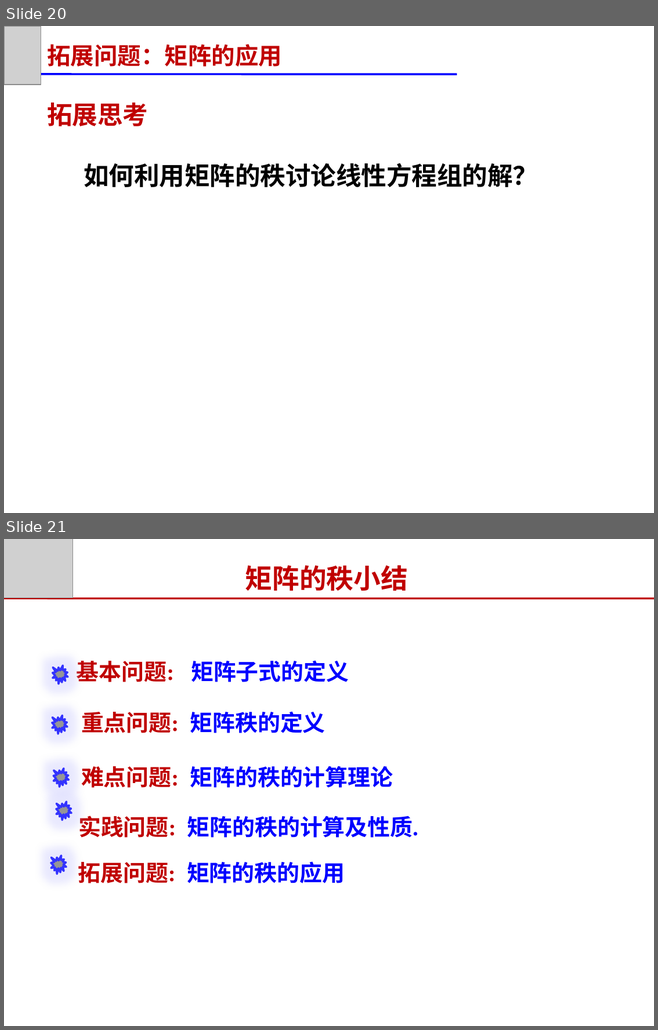
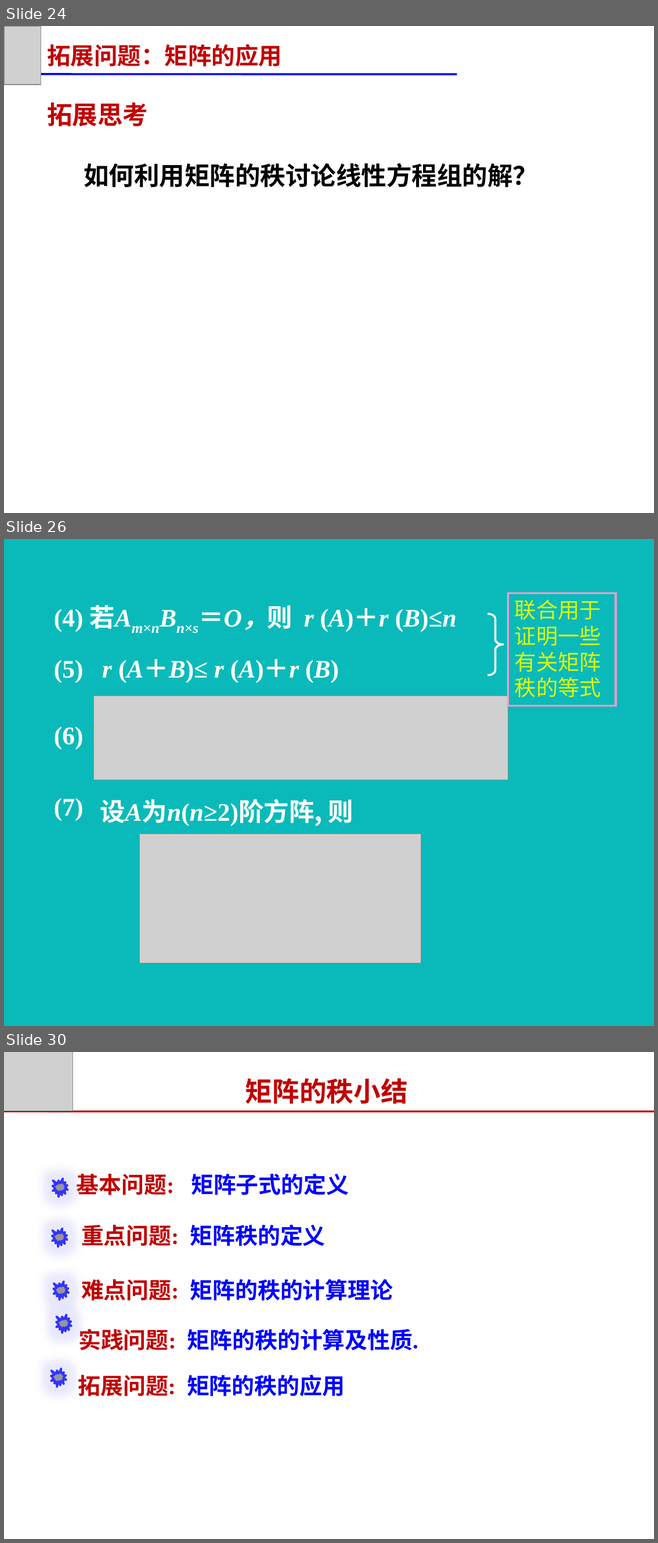
Before and after one commit to zeemeil/zeemeil.github.io, a slide deck: files/2025_2_LM/1104_0206.pptx. Shown one above the other, each under a label of ours: slides 20 and 21 before the commit, slides 24, 26 and 30 after it; the slides between them are not shown. The pictures are 658x1030 and 658x1543 pixels, drawn with LibreOffice and Linux fonts; fonts in the diff are those of the drawing; grey boxes stand for pictures. Boxes give left, top, right and bottom in pixels: in the first picture for what was removed or moved away, otherwise in the second. Text is boxed around its words. In the diff, an @@ line names an element or a change of style, - is before the commit and + after.

```diff
--- a/files/2025_2_LM/1104_0206.pptx
+++ b/files/2025_2_LM/1104_0206.pptx
@@ slide 26 added at [4,539,654,1026], background #0ABABA @@
@@ text added at [54,605,456,634], 28 pt, text #FFFFFF, bold @@
+(4) 若Am×nBn×s＝O，则 r (A)＋r (B)≤n
@@ rectangle added at [508,594,615,706], outline #FF99CC 2.25 pt, 24 pt, text #DBF709 @@
+联合用于证明一些有关矩阵秩的等式
@@ right brace added at [487,614,503,675], outline #FFFFFF 2.25 pt @@
@@ text added at [54,659,339,683], 28 pt, text #FFFFFF, bold @@
+(5) r (A＋B)≤ r (A)＋r (B)
@@ picture added at [94,696,508,780] @@
@@ text added at [54,727,83,749], 28 pt, text #FFFFFF, bold @@
+(6)
@@ text added at [54,798,83,821], 28 pt, text #FFFFFF, bold @@
+(7)
@@ text added at [100,799,354,826], 28 pt, text #FFFFFF, bold @@
+设A为n(n≥2)阶方阵, 则
@@ picture added at [140,834,421,963] @@
@@ what was slide 20 is now slide 24 @@
@@ what was slide 21 is now slide 30 @@
```
Also in this commit, not shown: 1 slide changed, 9 other slides added, 1 slide removed, 10 other files.
